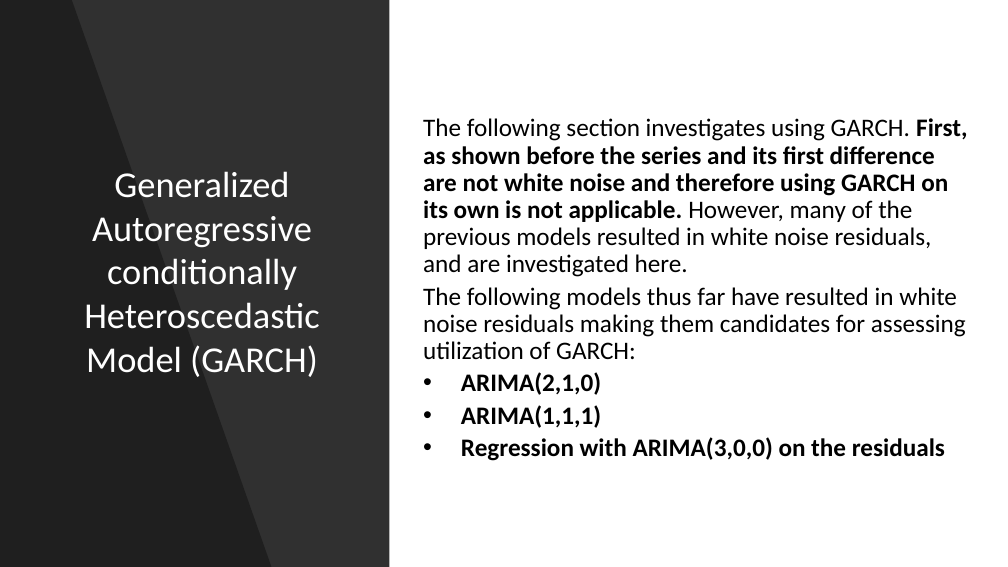
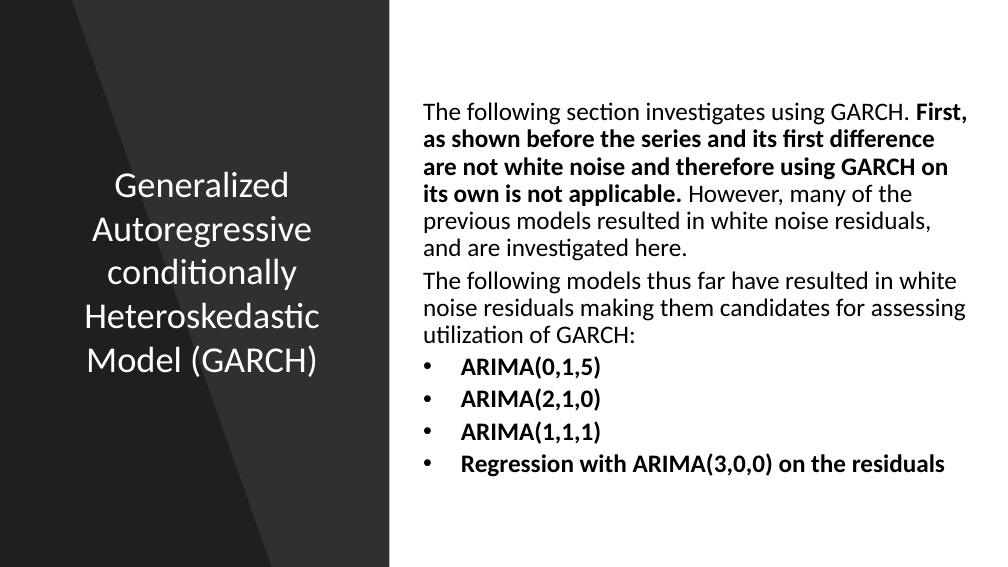
Before and after one commit to npthomas208/DS809-time-series, a slide deck: slide 64 of DS809ProjectPresentation v2.pptm (slide 69 before the commit). Drawn at 1008x567 pixels with LibreOffice and Linux fonts; fonts in the diff are those of the drawing. Boxes give left, top, right and bottom in pixels: in the first picture for what was removed or moved away, otherwise in the second. Text is boxed around its words. In the diff, an @@ line names an element or a change of style, - is before the commit and + after.

```diff
--- a/DS809ProjectPresentation v2.pptm
+++ b/DS809ProjectPresentation v2.pptm
@@ title at [84, 171, 320, 377]: text changed @@
-Generalized Autoregressive conditionally Heteroscedastic Model (GARCH)
+Generalized Autoregressive conditionally Heteroskedastic Model (GARCH)
@@ text at [461, 356, 601, 379]: paragraph added @@
+• ARIMA(0,1,5)
```
Also in this commit, not shown: 40 other slides changed, 2 slides added, 8 slides removed, 8 other files.
